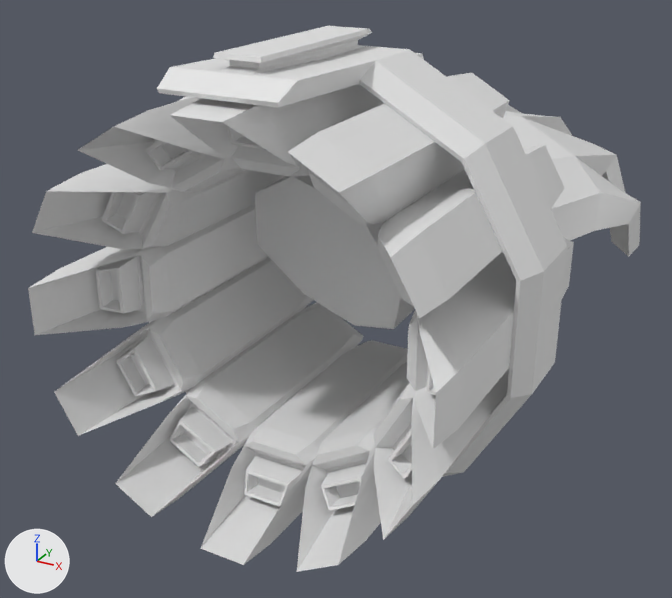
One commit to the Blender file Assets/Anson/Model/WristGun.blend: the scene before it, then after it.
One viewpoint serves both versions: a 50 mm lens placed at (0.246, -0.46, 0.207), pointed at (-0.033, 0.047, -0.046). Lighting does not change. The marker at lower left points along +X, +Y and +Z.

Names of what the first picture shows: 'AmmoCartrige', 'AmmoCartrige.001', 'AmmoCartrige.002', 'AmmoCartrige.003', 'AmmoCartrige.005', 'AmmoCartrige.006', 'AmmoCartrige.007', 'AmmoCartrige.008', 'AmmoCartrige.009', 'AmmoCartrige.010', 'Cylinder', 'LeftHand'.
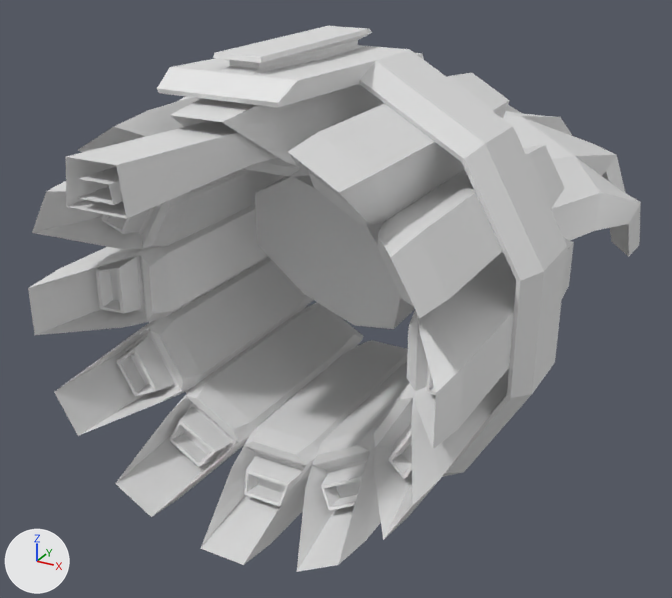
Location of each change, [x1, y1, x2, y2] in pixels of the pictures (672 x 598 px):
'CartrigeBackEffect', added
    after: [65, 120, 277, 219]
'AmmoCartrige.004', unchanged, covered by the edit
    both: [78, 97, 245, 192]

What the commit changed:
Material 'AmmoEffect' (mat_ammoeffect) is new.
Its base color is (0.8, 0.8, 0.8) (white #e7e7e7).
Mesh me_cube_001 is new.
It has 126 vertices, 108 faces and spans x -0.06..0.06, y -0.147..0.064, z -0.073..0.1.
It uses material mat_ammoeffect (white #e7e7e7).
Object 'CartrigeBackEffect' (ob_cartrigebackeffect) is new; it shows me_cube_001.
Its parent is ob_ammocartrige.
Its matrix parent inverse is Matrix(((28.47, 0.0, 0.0, 0.0), (0.0, 18.42, 0.0, 0.338), (0.0, 0.0, 28.47, -2.847), (0.0, 0.0, 0.0, 1.0))).
Its location is (0.0, -0.117, 0.101).
Its scale is (0.289, 0.597, 0.132).
